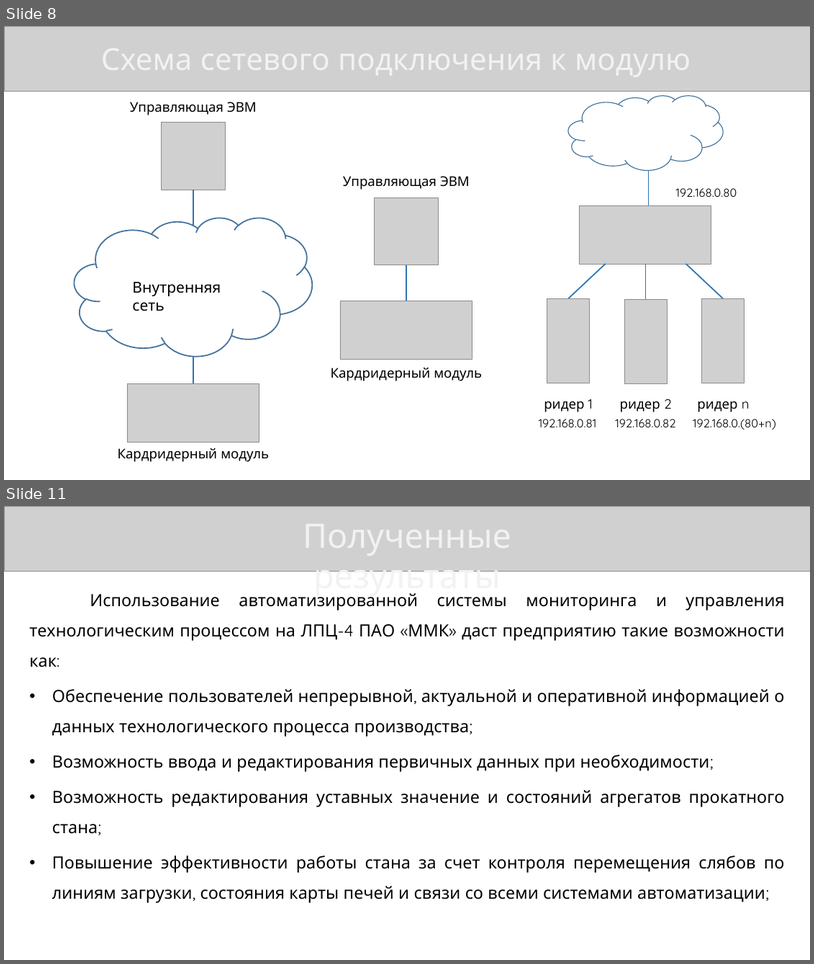
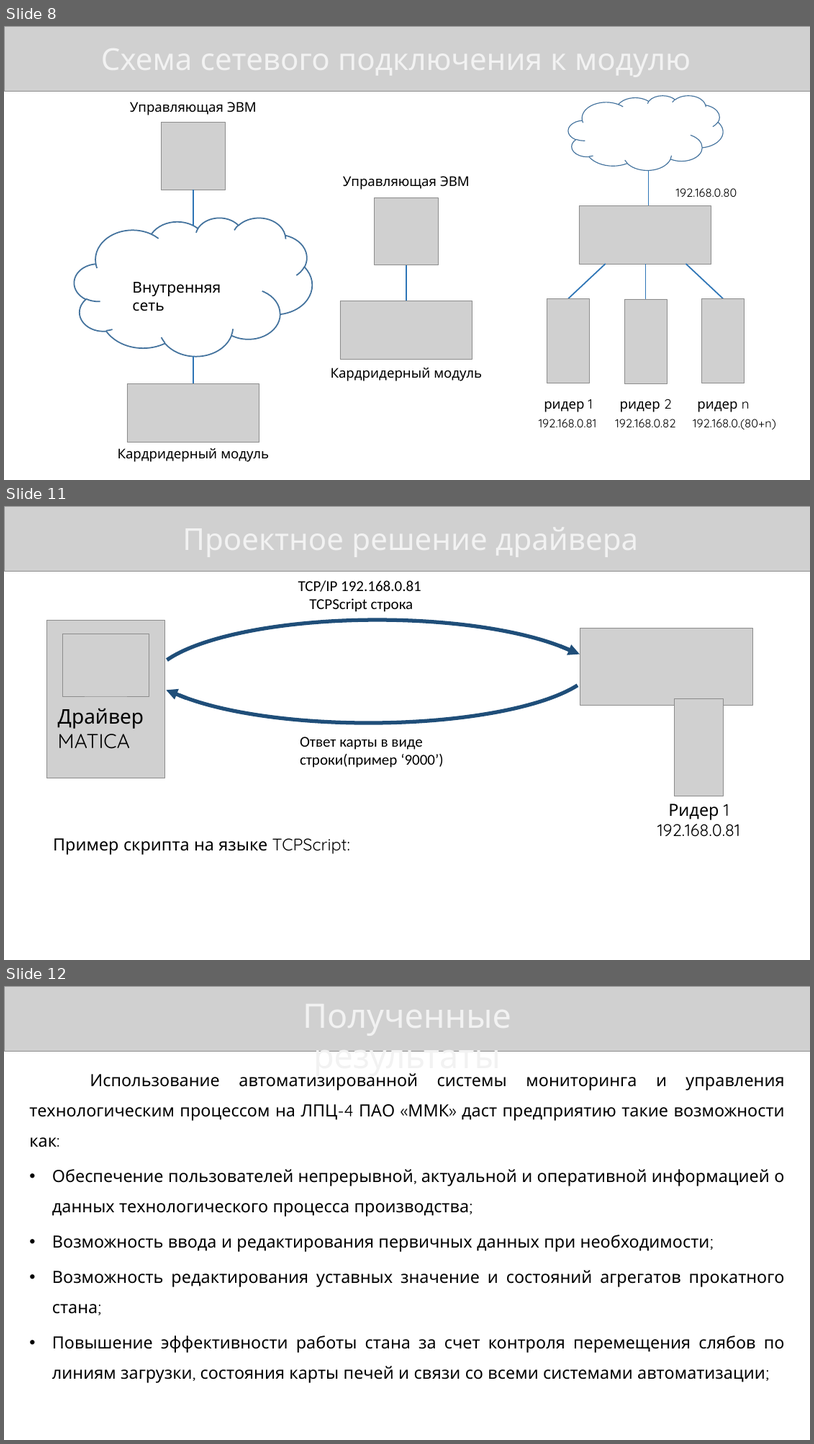
Before and after one commit to KonstantinShemyakin/Diplom, a slide deck: Presentation/NMSTU_Presentation.pptx. Shown one above the other, each under a label of ours: slides 8 and 11 before the commit, slides 8, 11 and 12 after it; the slides between them are not shown. The pictures are 814x964 and 814x1444 pixels, drawn with LibreOffice and Linux fonts; fonts in the diff are those of the drawing; grey boxes stand for pictures. Boxes give left, top, right and bottom in pixels: in the first picture for what was removed or moved away, otherwise in the second. Text is boxed around its words. In the diff, an @@ line names an element or a change of style, - is before the commit and + after.

```diff
--- a/Presentation/NMSTU_Presentation.pptx
+++ b/Presentation/NMSTU_Presentation.pptx
@@ slide 11 added at (4,506,810,960), background #FFFFFF @@
@@ picture added at (4,506,810,571) @@
@@ text added at (298,580,422,612), 18 pt, text #000000 @@
+TCP/IP 192.168.0.81
+TCPScript строка
@@ arc (boxed as its full ellipse) added at (141,598,597,723), outline #1F4E79 4.5 pt @@
@@ picture added at (47,620,165,777) @@
@@ picture added at (63,633,149,697) @@
@@ arc (boxed as its full ellipse) added at (149,620,605,750), outline #1F4E79 4.5 pt @@
@@ picture added at (581,628,754,705) @@
@@ arrow added from (560, 646) to (580, 654), #1F4E79 4.5 pt @@
@@ arrow added from (186, 698) to (166, 690), #1F4E79 4.5 pt @@
@@ picture added at (675,699,724,796) @@
@@ text added at (58,708,144,749), 24 pt, text #000000 @@
+Драйвер
+MATICA
@@ text added at (300,736,443,767), 18 pt, text #000000 @@
+Ответ карты в виде строки(пример ‘9000’)
@@ text added at (658,803,741,836), 20 pt, text #000000 @@
+Ридер 1
+192.168.0.81
@@ text added at (53,838,350,854), 20 pt, text #000000 @@
+Пример скрипта на языке TCPScript:
@@ what was slide 11 is now slide 12 @@
```
Also in this commit, not shown: 6 slides changed, 1 other file.
